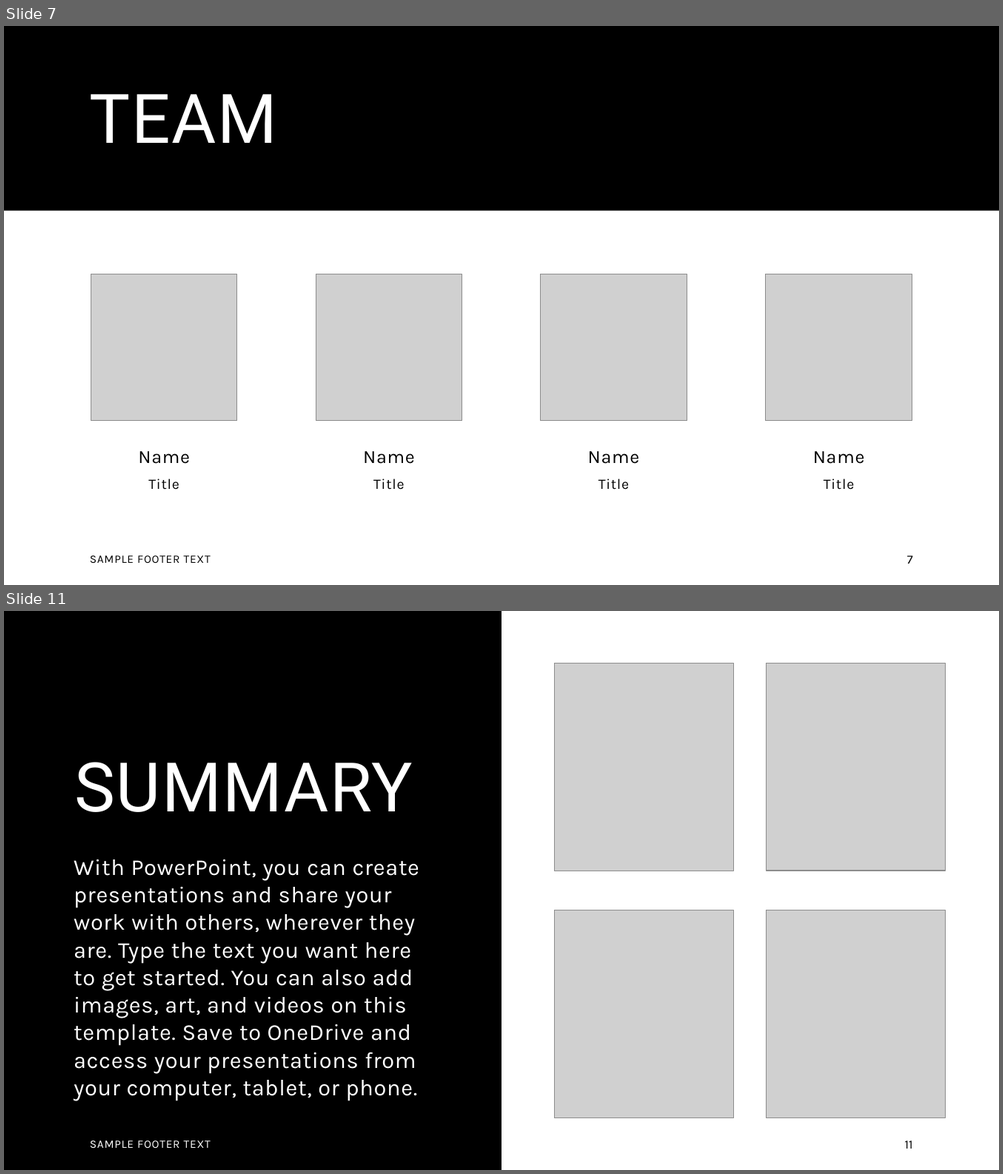
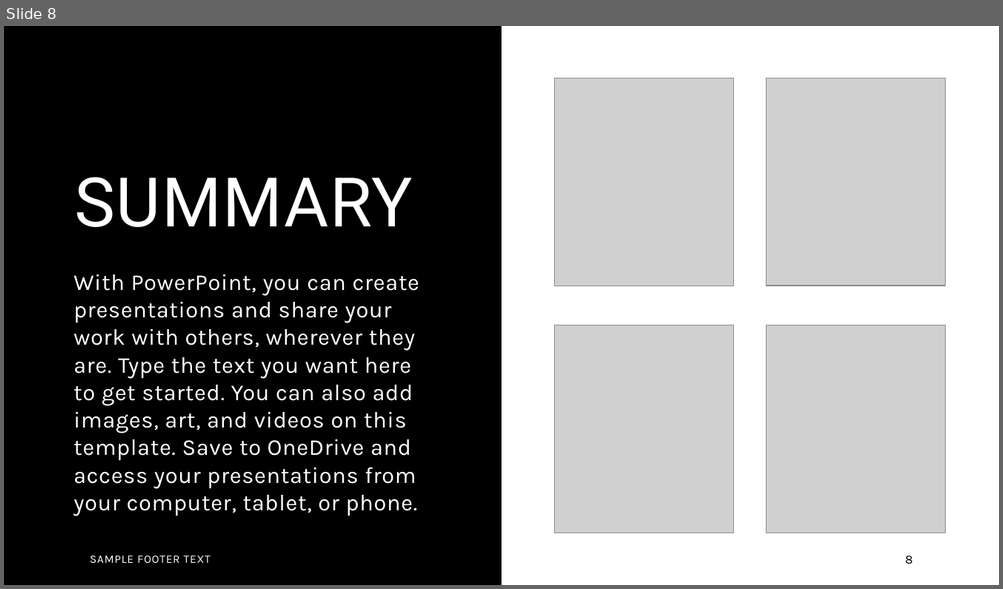
Before and after one commit to clararingrose/rguhack2024, a slide deck: rguhack2024.pptx. Shown one above the other, each under a label of ours: slides 7 and 11 before the commit, slide 8 after it; the slides between them are not shown. The pictures are 1003x1174 and 1003x589 pixels, drawn with LibreOffice and Linux fonts; fonts in the diff are those of the drawing; grey boxes stand for pictures. Boxes give left, top, right and bottom in pixels: in the first picture for what was removed or moved away, otherwise in the second. Text is boxed around its words. In the diff, an @@ line names an element or a change of style, - is before the commit and + after.

```diff
--- a/rguhack2024.pptx
+++ b/rguhack2024.pptx
@@ slide 7 removed at (4,26,999,585), background #FFFFFF @@
@@ rectangle removed at (4,26,999,211) @@
@@ title removed at (90,94,277,143) @@
-TEAM
@@ picture removed at (91,275,238,420) @@
@@ picture removed at (316,275,462,420) @@
@@ picture removed at (540,275,687,420) @@
@@ picture removed at (765,275,912,420) @@
@@ text removed at (138,452,190,464) @@
-Name
@@ text removed at (363,452,415,464) @@
-Name
@@ text removed at (588,452,640,464) @@
-Name
@@ text removed at (813,452,865,464) @@
-Name
@@ text removed at (148,479,179,490) @@
-Title
@@ text removed at (373,479,404,490) @@
-Title
@@ text removed at (598,479,629,490) @@
-Title
@@ text removed at (823,479,854,490) @@
-Title
@@ text removed at (90,556,210,563) @@
-SAMPLE FOOTER TEXT
@@ page number removed at (907,556,913,564) @@
-7
@@ what was slide 11 is now slide 8 @@
@@ page number at (905,556,912,565): text changed @@
-11
+8
```
Also in this commit, not shown: 5 slides changed, 3 slides added, 5 other slides removed.
